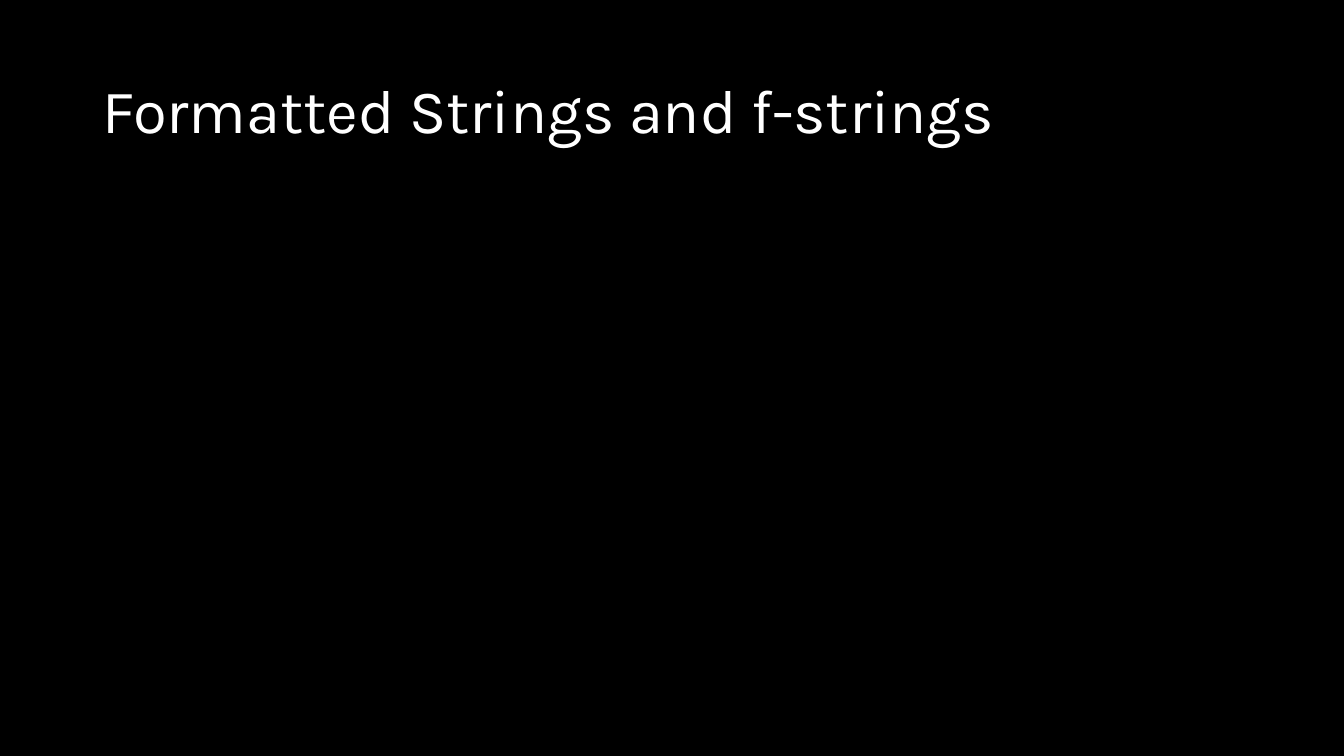
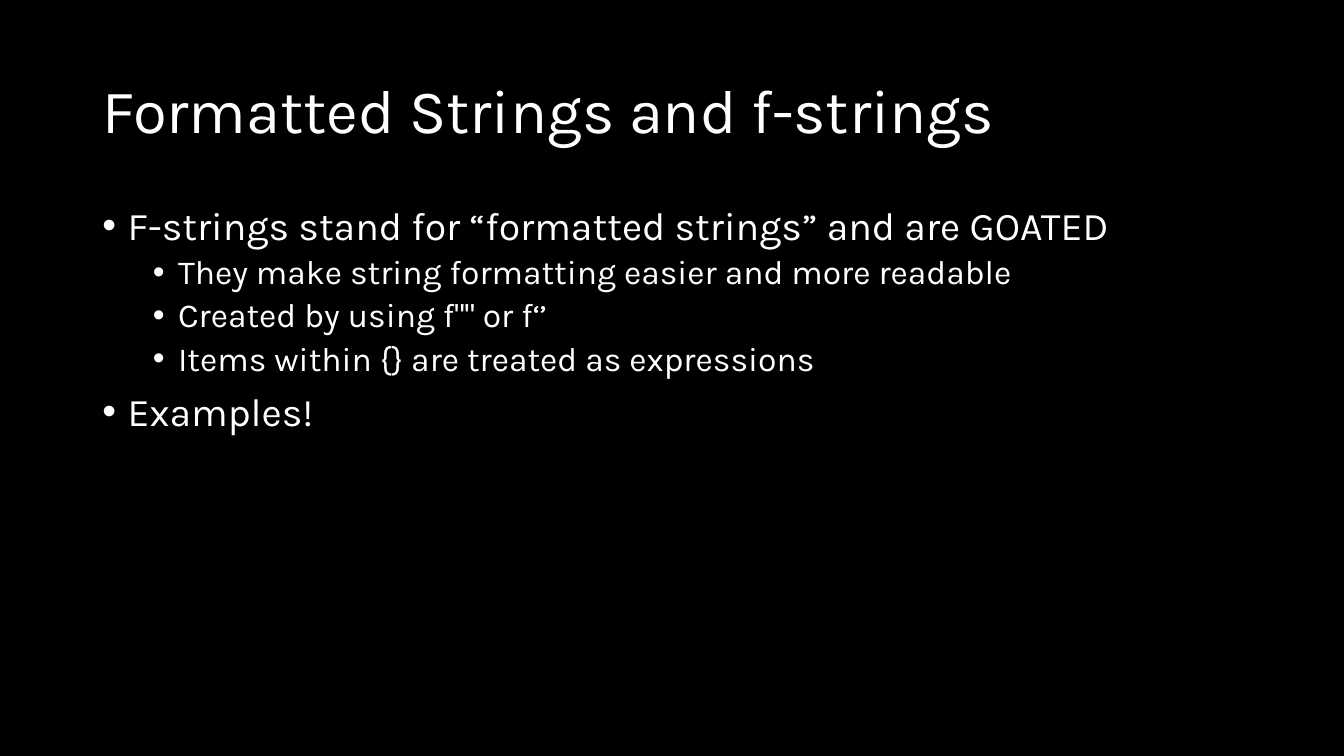
Before and after one commit to d-guh/computer-courses, a slide deck: slide 10 of intro-to-python/03/lesson-03.pptx. Drawn at 1344x756 pixels with LibreOffice and Linux fonts; fonts in the diff are those of the drawing; background and template pictures are left out. Boxes give left, top, right and bottom in pixels: in the first picture for what was removed or moved away, otherwise in the second. Text is boxed around its words. In the diff, an @@ line names an element or a change of style, - is before the commit and + after.

```diff
--- a/intro-to-python/03/lesson-03.pptx
+++ b/intro-to-python/03/lesson-03.pptx
@@ text added at [128, 213, 1109, 436], 24 pt, text #FFFFFF @@
+• F-strings stand for “formatted strings” and are GOATED
+  • They make string formatting easier and more readable
+  • Created by using f"" or f‘’
+  • Items within {} are treated as expressions
+• Examples!
```
Also in this commit, not shown: 7 other slides changed, 1 other file.
